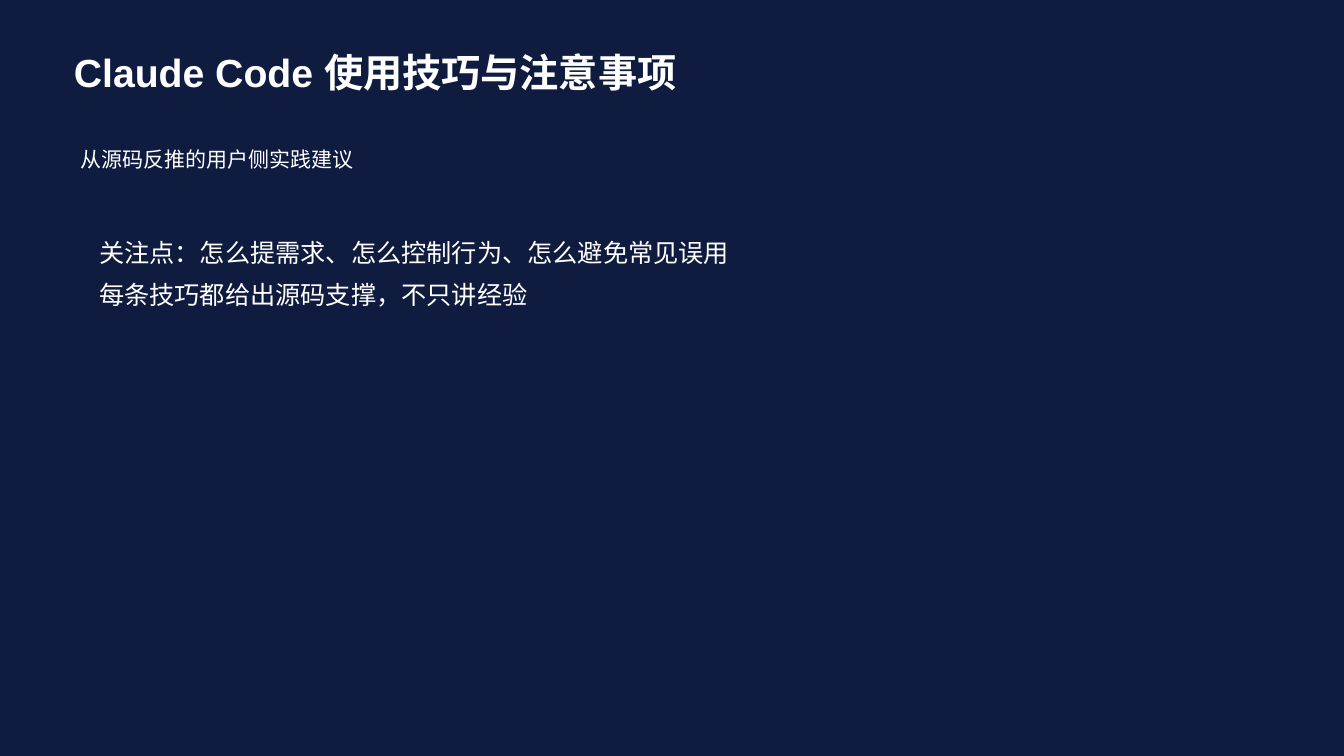
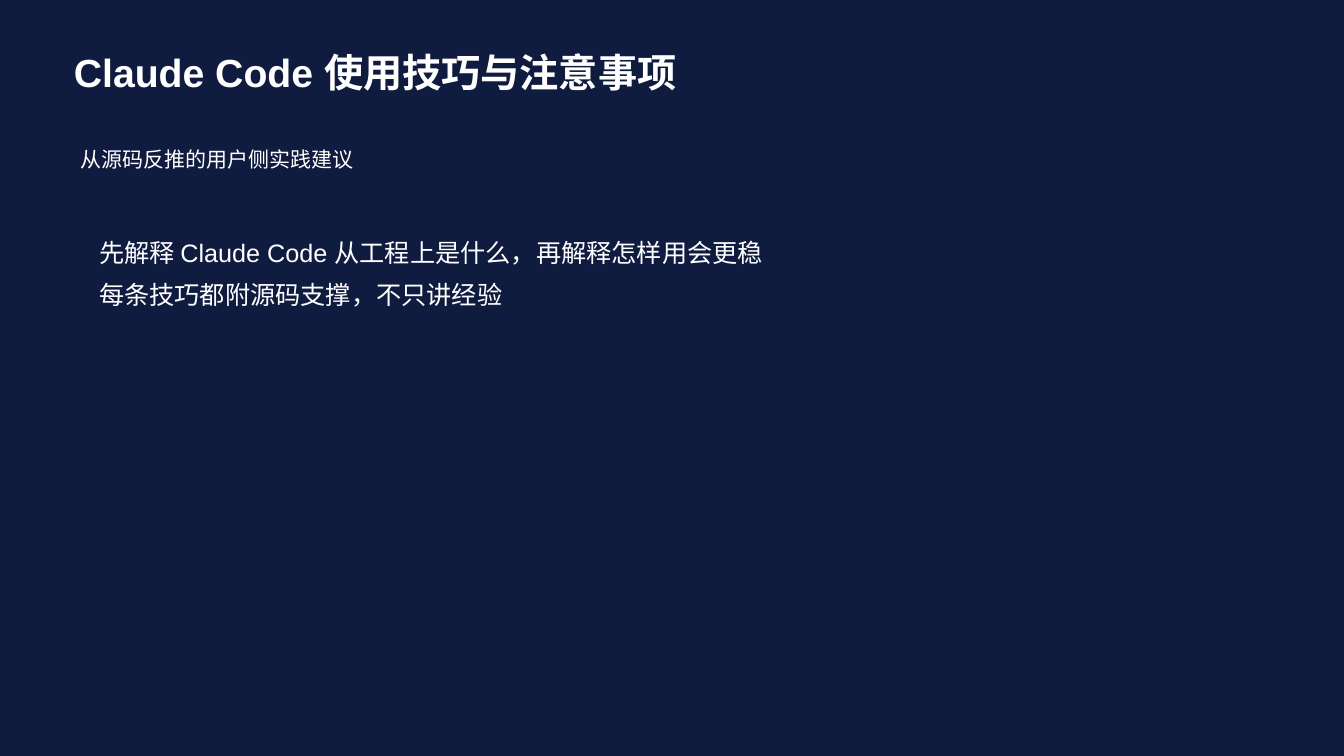
Before and after one commit to boboliu-1010/ccode, a slide deck: slide 1 of docs/zh/09-Claude Code 使用技巧与注意事项-WPS兼容版.pptx. Drawn at 1344x756 pixels with LibreOffice and Linux fonts; fonts in the diff are those of the drawing. Boxes give left, top, right and bottom in pixels: in the first picture for what was removed or moved away, otherwise in the second. Text is boxed around its words. In the diff, an @@ line names an element or a change of style, - is before the commit and + after.

```diff
--- a/docs/zh/09-Claude Code 使用技巧与注意事项-WPS兼容版.pptx
+++ b/docs/zh/09-Claude Code 使用技巧与注意事项-WPS兼容版.pptx
@@ text at (99, 241, 762, 307): text changed @@
-关注点：怎么提需求、怎么控制行为、怎么避免常见误用
-每条技巧都给出源码支撑，不只讲经验
+先解释 Claude Code 从工程上是什么，再解释怎样用会更稳
+每条技巧都附源码支撑，不只讲经验
```
Also in this commit, not shown: 6 other slides changed, 4 slides added, 3 slides removed, 2 other files.
